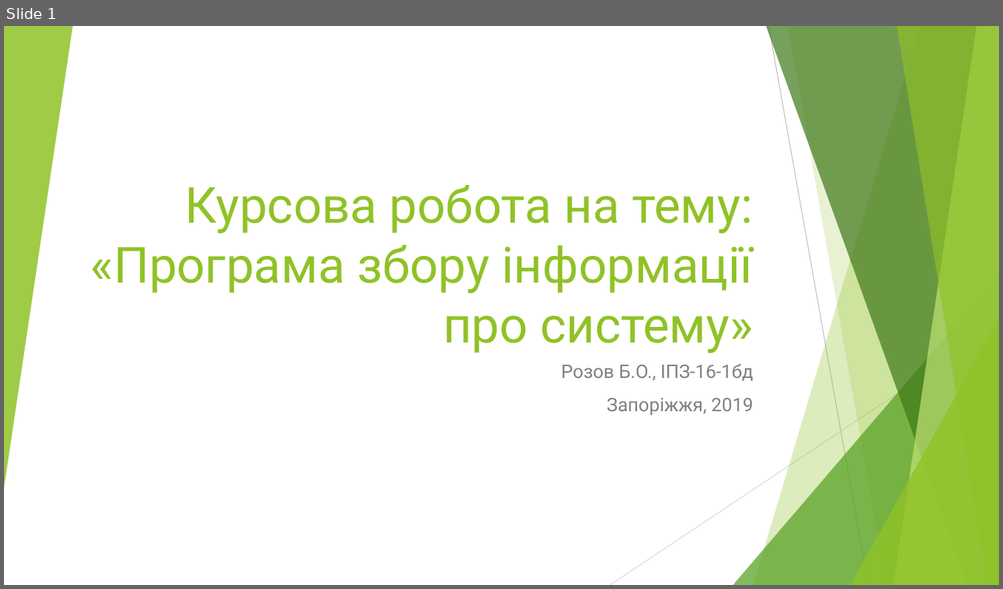
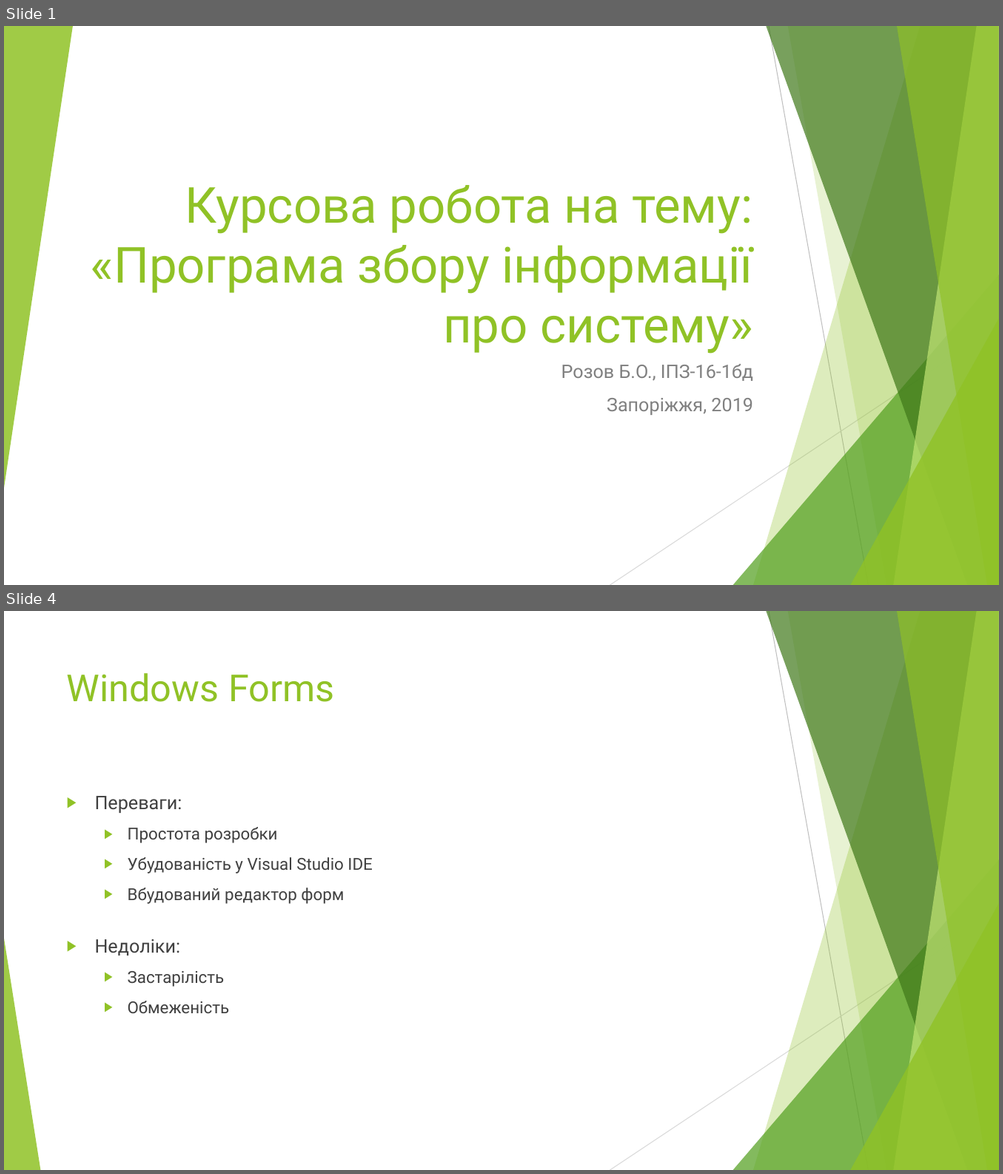
Before and after one commit to BohdanRozov/Boida27, a slide deck: Курсова робота на тему.pptx. Shown one above the other, each under a label of ours: slide 1 before the commit, slides 1 and 4 after it; the slides between them are not shown. The pictures are 1003x589 and 1003x1174 pixels, drawn with LibreOffice and Linux fonts; fonts in the diff are those of the drawing. Boxes give left, top, right and bottom in pixels: in the first picture for what was removed or moved away, otherwise in the second. Text is boxed around its words. In the diff, an @@ line names an element or a change of style, - is before the commit and + after.

```diff
--- a/Курсова робота на тему.pptx
+++ b/Курсова робота на тему.pptx
@@ slide 4 added at [4,611,999,1170], background #FFFFFF; not listed: 9 template elements that a slide beside it also shows @@
@@ title added at [67,673,334,702], 36 pt, text #90C226 @@
+Windows Forms
@@ text added at [95,796,372,1014], 16 pt, text #404040 @@
+▶ Переваги:
+  ▶ Простота розробки
+  ▶ Убудованість у Visual Studio IDE
+  ▶ Вбудований редактор форм
+▶ Недоліки:
+  ▶ Застарілість
+  ▶ Обмеженість
@@ triangle added at [4,939,40,1170], fill #90C226 at 85% opacity @@
```
Also in this commit, not shown: 6 other slides added, 7 other files.
